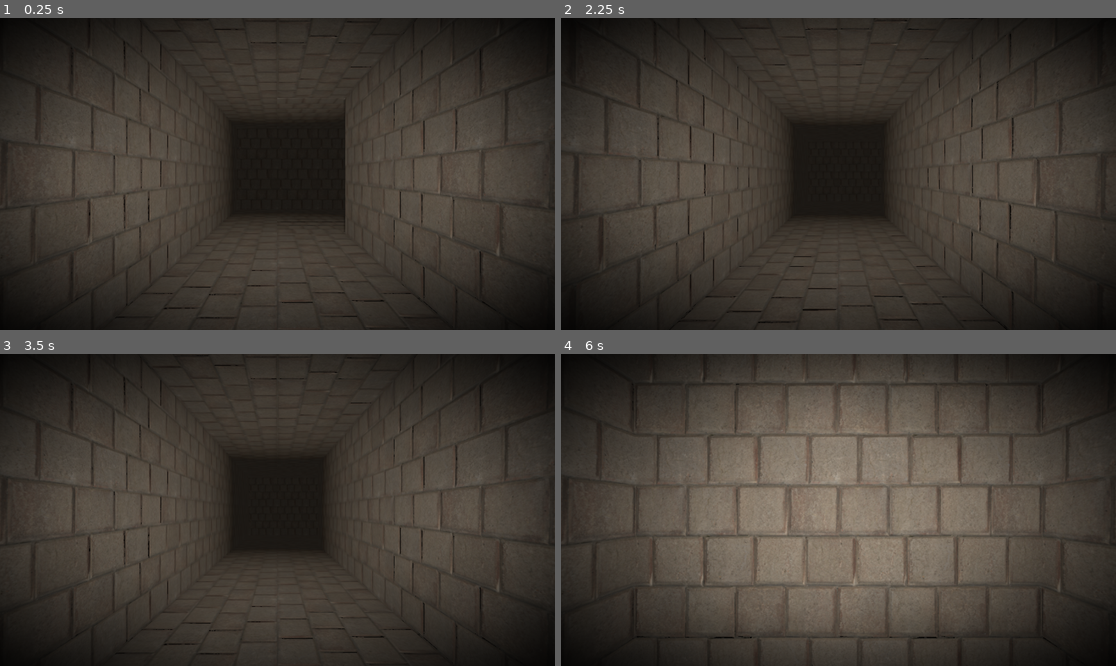
Above: before the commit, frames 1-4 (two rows, left to right).
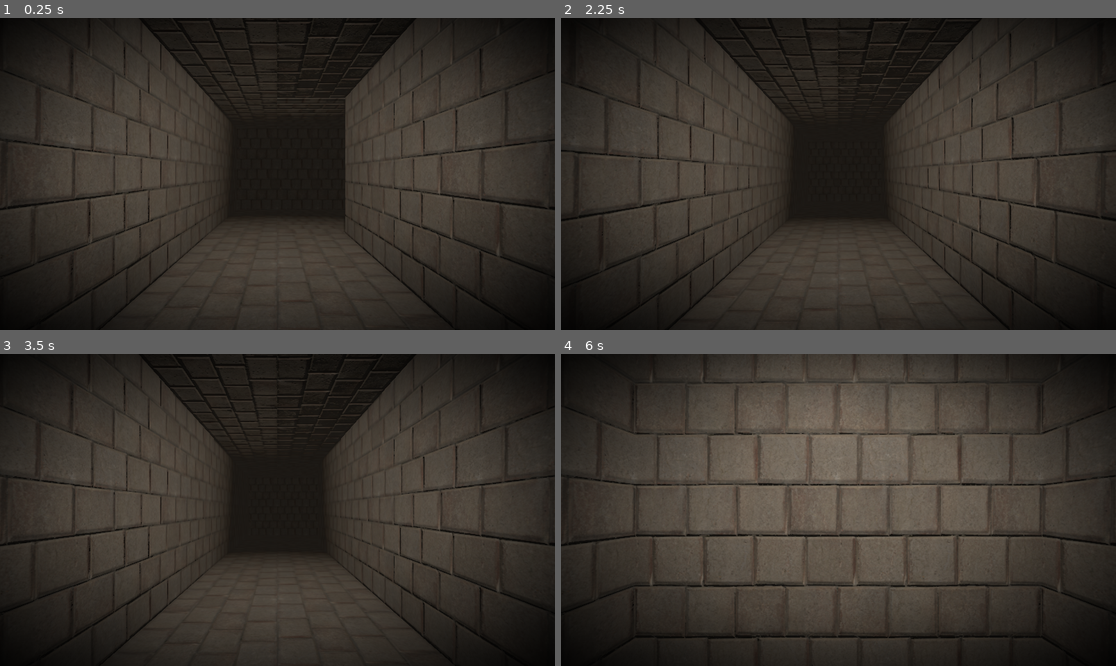
Above: after the commit, the same moments.

Repository: painttist/2023-04-04-Dungeon-Crawler-Jam
Game: Godot game, scene res://scenes/main.tscn
The game is run twice, just before and just after one commit, with the same random seed, the same clock (stepped at 60 frames per second) and the same inputs. This scene is started directly instead of the project's main scene.
Inputs (mouse positions are in pixels of both pictures, inside the frame that each line leads up to):
- Up to frame 1 (0.25 s): no input
- Up to frame 2 (2.25 s): tap Enter at 0.5 s; move the mouse to (960, 158) at 0.52 s; hold D (D) 0.53-1.25 s; click (960, 158) at 0.67 s; tap E (E) at 0.8 s; drag from (727, 189) to (810, 236) at 1.27 s; tap Space (Space) at 2 s; move the mouse to (894, 105) at 2.02 s; hold S (S) from 2.03 s (still down); click (894, 105) at 2.17 s
- Up to frame 3 (3.5 s): tap W (W) at 2.3 s; release S (S) at 2.75 s; drag from (249, 572) to (111, 463) at 2.77 s
- Up to frame 4 (6 s): tap Enter at 3.5 s; move the mouse to (1005, 556) at 3.52 s; hold A (A) 3.53-4.25 s; click (1005, 556) at 3.67 s; tap E (E) at 3.8 s; drag from (672, 463) to (755, 432) at 4.27 s; tap Space (Space) at 5 s; move the mouse to (866, 510) at 5.02 s; hold E (E) 5.03-5.75 s; click (866, 510) at 5.17 s; tap W (W) at 5.3 s; drag from (755, 432) to (727, 525) at 5.77 s

The runs differ from the first frame. In frame 1, 5.8% of the frame differs, in the area x 0-100%, y 0-97%; in frame 2, 6.4%; in frame 3, 6.0%; in frame 4, 23%, in the area x 0-100%, y 8-94%.

Commit message:
Enemy: wolf & adj. lighting

Diff:
--- a/scripts/enemy.gd
+++ b/Enemy/Enemy.gd
@@ -1,6 +1,6 @@
 extends StaticBody3D
 
-@onready var player : Player = get_parent().get_node("player")
+@onready var player : Player = get_parent().get_node("Player")
 
 @onready var ray_front = $RayFront
 @onready var ray_back = $RayBack
@@ -44,6 +44,8 @@
 	transform.basis = Basis(current_rot.slerp(look_at_rot, delta * ROTATION_SPEED))
 
 func _physics_process(delta):
+	if not player is Player:
+		return
 	if get_intersect_to_player().is_empty():
 		look_at_player_smooth(delta)
 
@@ -126,5 +128,6 @@
 #			move_forward()
 
 func _ready():
-	print(player.name)
-	player.acted.connect(move_towards_player)
+	if player is Player:
+		print(player.name)
+		player.acted.connect(move_towards_player)
--- /dev/null
+++ b/Enemy/Enemy.tscn
@@ -0,0 +1,42 @@
+[gd_scene load_steps=6 format=3 uid="uid://06tyl2y5ryen"]
+
+[ext_resource type="Script" path="res://Enemy/Enemy.gd" id="1_i5j56"]
+[ext_resource type="Texture2D" uid="uid://dcrm7uq2ijiow" path="res://Sprites/slime_girl.png" id="2_bb4wm"]
+
+[sub_resource type="StandardMaterial3D" id="StandardMaterial3D_kepnr"]
+transparency = 2
+alpha_scissor_threshold = 0.5
+alpha_antialiasing_mode = 0
+albedo_texture = ExtResource("2_bb4wm")
+metallic = 0.27
+
+[sub_resource type="PlaneMesh" id="PlaneMesh_07526"]
+material = SubResource("StandardMaterial3D_kepnr")
+size = Vector2(1, 1.5)
+orientation = 2
+
+[sub_resource type="BoxShape3D" id="BoxShape3D_cy8cd"]
+
+[node name="Enemy" type="StaticBody3D"]
+transform = Transform3D(1, 0, 0, 0, 1, 0, 0, 0, 1, 6, 0.877, -4)
+script = ExtResource("1_i5j56")
+
+[node name="MeshInstance3D" type="MeshInstance3D" parent="."]
+transform = Transform3D(1, 0, 0, 0, 1, 0, 0, 0, -1, 0, -0.114, 0)
+mesh = SubResource("PlaneMesh_07526")
+
+[node name="CollisionShape3D" type="CollisionShape3D" parent="."]
+transform = Transform3D(1, 0, 0, 0, 1, 0, 0, 0, 1, 0, 0.5, 0)
+shape = SubResource("BoxShape3D_cy8cd")
+
+[node name="RayFront" type="RayCast3D" parent="."]
+target_position = Vector3(0, 0, -2.5)
+
+[node name="RayBack" type="RayCast3D" parent="."]
+target_position = Vector3(0, 0, 2.5)
+
+[node name="RayRight" type="RayCast3D" parent="."]
+target_position = Vector3(2.5, 0, 0)
+
+[node name="RayLeft" type="RayCast3D" parent="."]
+target_position = Vector3(-2.5, 0, 0)
--- /dev/null
+++ b/Enemy/Slime.tscn
@@ -0,0 +1,42 @@
+[gd_scene load_steps=6 format=3 uid="uid://dq5nhwx7jmb4p"]
+
+[ext_resource type="Script" path="res://Enemy/Enemy.gd" id="1_qhukh"]
+[ext_resource type="Texture2D" uid="uid://dcrm7uq2ijiow" path="res://Sprites/slime_girl.png" id="2_6yuul"]
+
+[sub_resource type="StandardMaterial3D" id="StandardMaterial3D_kepnr"]
+transparency = 2
+alpha_scissor_threshold = 0.5
+alpha_antialiasing_mode = 0
+albedo_texture = ExtResource("2_6yuul")
+metallic = 0.27
+
+[sub_resource type="PlaneMesh" id="PlaneMesh_07526"]
+material = SubResource("StandardMaterial3D_kepnr")
+size = Vector2(1, 1.5)
+orientation = 2
+
+[sub_resource type="BoxShape3D" id="BoxShape3D_cy8cd"]
+
+[node name="Enemy" type="StaticBody3D"]
+transform = Transform3D(1, 0, 0, 0, 1, 0, 0, 0, 1, 6, 0.877, -4)
+script = ExtResource("1_qhukh")
+
+[node name="MeshInstance3D" type="MeshInstance3D" parent="."]
+transform = Transform3D(1, 0, 0, 0, 1, 0, 0, 0, -1, 0, -0.114, 0)
+mesh = SubResource("PlaneMesh_07526")
+
+[node name="CollisionShape3D" type="CollisionShape3D" parent="."]
+transform = Transform3D(1, 0, 0, 0, 1, 0, 0, 0, 1, 0, 0.5, 0)
+shape = SubResource("BoxShape3D_cy8cd")
+
+[node name="RayFront" type="RayCast3D" parent="."]
+target_position = Vector3(0, 0, -2.5)
+
+[node name="RayBack" type="RayCast3D" parent="."]
+target_position = Vector3(0, 0, 2.5)
+
+[node name="RayRight" type="RayCast3D" parent="."]
+target_position = Vector3(2.5, 0, 0)
+
+[node name="RayLeft" type="RayCast3D" parent="."]
+target_position = Vector3(-2.5, 0, 0)
--- /dev/null
+++ b/Enemy/Wolf.tscn
@@ -0,0 +1,42 @@
+[gd_scene load_steps=6 format=3 uid="uid://b2l1gfpihe2es"]
+
+[ext_resource type="Script" path="res://Enemy/Enemy.gd" id="1_uanfd"]
+[ext_resource type="Texture2D" uid="uid://das0dalu3f748" path="res://Sprites/wolf_girl.png" id="2_wmyx3"]
+
+[sub_resource type="StandardMaterial3D" id="StandardMaterial3D_kepnr"]
+transparency = 2
+alpha_scissor_threshold = 0.5
+alpha_antialiasing_mode = 0
+albedo_texture = ExtResource("2_wmyx3")
+metallic = 0.27
+
+[sub_resource type="PlaneMesh" id="PlaneMesh_07526"]
+material = SubResource("StandardMaterial3D_kepnr")
+size = Vector2(1, 1.5)
+orientation = 2
+
+[sub_resource type="BoxShape3D" id="BoxShape3D_cy8cd"]
+
+[node name="Enemy" type="StaticBody3D"]
+transform = Transform3D(1, 0, 0, 0, 1, 0, 0, 0, 1, 6, 0.877, -4)
+script = ExtResource("1_uanfd")
+
+[node name="MeshInstance3D" type="MeshInstance3D" parent="."]
+transform = Transform3D(1, 0, 0, 0, 1, 0, 0, 0, -1, 0, -0.114, 0)
+mesh = SubResource("PlaneMesh_07526")
+
+[node name="CollisionShape3D" type="CollisionShape3D" parent="."]
+transform = Transform3D(1, 0, 0, 0, 1, 0, 0, 0, 1, 0, 0.5, 0)
+shape = SubResource("BoxShape3D_cy8cd")
+
+[node name="RayFront" type="RayCast3D" parent="."]
+target_position = Vector3(0, 0, -2.5)
+
+[node name="RayBack" type="RayCast3D" parent="."]
+target_position = Vector3(0, 0, 2.5)
+
+[node name="RayRight" type="RayCast3D" parent="."]
+target_position = Vector3(2.5, 0, 0)
+
+[node name="RayLeft" type="RayCast3D" parent="."]
+target_position = Vector3(-2.5, 0, 0)
--- a/scenes/main.tscn
+++ b/scenes/main.tscn
@@ -1,11 +1,11 @@
-[gd_scene load_steps=13 format=3 uid="uid://cdsewocli8rpy"]
+[gd_scene load_steps=10 format=3 uid="uid://70x4ffmlw6x2"]
 
 [ext_resource type="PackedScene" uid="uid://bn16mxog0h06t" path="res://scenes/level.tscn" id="1_wxf7x"]
-[ext_resource type="PackedScene" uid="uid://ewui18jjcr1r" path="res://scenes/player.tscn" id="2_h8jw0"]
+[ext_resource type="PackedScene" uid="uid://ewui18jjcr1r" path="res://scenes/Player.tscn" id="2_h8jw0"]
 [ext_resource type="Shader" path="res://shader/vignette.gdshader" id="3_xho3t"]
 [ext_resource type="Script" path="res://scripts/chest.gd" id="4_32v0m"]
-[ext_resource type="Script" path="res://scripts/enemy.gd" id="5_j6c4c"]
-[ext_resource type="Texture2D" uid="uid://dcrm7uq2ijiow" path="res://Sprites/slime_girl.png" id="6_7asmn"]
+[ext_resource type="PackedScene" uid="uid://06tyl2y5ryen" path="res://Enemy/Enemy.tscn" id="5_rbtab"]
+[ext_resource type="PackedScene" uid="uid://b2l1gfpihe2es" path="res://Enemy/Wolf.tscn" id="6_scurk"]
 
 [sub_resource type="ShaderMaterial" id="ShaderMaterial_0gqbr"]
 shader = ExtResource("3_xho3t")
@@ -19,20 +19,6 @@
 [sub_resource type="ConvexPolygonShape3D" id="ConvexPolygonShape3D_hd7j2"]
 points = PackedVector3Array(-0.5, -0.5, -0.5, 0.5, 0.5, 0.5, 0.5, -0.5, 0.5, 0.5, 0.5, -0.5, -0.5, 0.5, 0.5, 0.5, -0.5, -0.5, -0.5, -0.5, 0.5, -0.5, 0.5, -0.5)
 
-[sub_resource type="StandardMaterial3D" id="StandardMaterial3D_kepnr"]
-transparency = 2
-alpha_scissor_threshold = 0.5
-alpha_antialiasing_mode = 0
-albedo_texture = ExtResource("6_7asmn")
-metallic = 0.27
-
-[sub_resource type="PlaneMesh" id="PlaneMesh_07526"]
-material = SubResource("StandardMaterial3D_kepnr")
-size = Vector2(1, 1.5)
-orientation = 2
-
-[sub_resource type="BoxShape3D" id="BoxShape3D_cy8cd"]
-
 [node name="Node3D" type="Node3D"]
 
 [node name="parent" type="Node3D" parent="."]
@@ -43,7 +29,7 @@
 }
 metadata/_editor_floor_ = Vector3(0, 0, 0)
 
-[node name="player" parent="." instance=ExtResource("2_h8jw0")]
+[node name="Player" parent="." instance=ExtResource("2_h8jw0")]
 transform = Transform3D(1, 0, 0, 0, 1, 0, 0, 0, 1, 0, 0.877, 0)
 
 [node name="CanvasLayer" type="CanvasLayer" parent="."]
@@ -68,26 +54,7 @@
 transform = Transform3D(1, 0, 0, 0, 1, 0, 0, 0, 1, 0, 0.5, 0)
 shape = SubResource("ConvexPolygonShape3D_hd7j2")
 
-[node name="enemy" type="StaticBody3D" parent="."]
-transform = Transform3D(1, 0, 0, 0, 1, 0, 0, 0, 1, 6, 0.877, -4)
-script = ExtResource("5_j6c4c")
+[node name="Enemy" parent="." instance=ExtResource("5_rbtab")]
 
-[node name="MeshInstance3D" type="MeshInstance3D" parent="enemy"]
-transform = Transform3D(1, 0, 0, 0, 1, 0, 0, 0, -1, 0, -0.114, 0)
-mesh = SubResource("PlaneMesh_07526")
-
-[node name="CollisionShape3D" type="CollisionShape3D" parent="enemy"]
-transform = Transform3D(1, 0, 0, 0, 1, 0, 0, 0, 1, 0, 0.5, 0)
-shape = SubResource("BoxShape3D_cy8cd")
-
-[node name="RayFront" type="RayCast3D" parent="enemy"]
-target_position = Vector3(0, 0, -2.5)
-
-[node name="RayBack" type="RayCast3D" parent="enemy"]
-target_position = Vector3(0, 0, 2.5)
-
-[node name="RayRight" type="RayCast3D" parent="enemy"]
-target_position = Vector3(2.5, 0, 0)
-
-[node name="RayLeft" type="RayCast3D" parent="enemy"]
-target_position = Vector3(-2.5, 0, 0)
+[node name="Enemy2" parent="." instance=ExtResource("6_scurk")]
+transform = Transform3D(1, 0, 0, 0, 1, 0, 0, 0, 1, 6, 0.877, 2)
--- a/scenes/player.tscn
+++ b/scenes/player.tscn
@@ -118,7 +118,7 @@
 "take_damage": SubResource("Animation_06l7j")
 }
 
-[node name="player" type="Node3D"]
+[node name="Player" type="Node3D"]
 script = ExtResource("1_uycx0")
 
 [node name="Camera3D" type="Camera3D" parent="."]
@@ -137,6 +137,7 @@
 target_position = Vector3(-2.5, 0, 0)
 
 [node name="OmniLight3D" type="OmniLight3D" parent="."]
+transform = Transform3D(1, 0, 0, 0, 1, 0, 0, 0, 1, 0, 1.05049, 0)
 shadow_enabled = true
 
 [node name="AnimationPlayer" type="AnimationPlayer" parent="."]
--- a/scripts/chest.gd
+++ b/scripts/chest.gd
@@ -1,6 +1,6 @@
 extends StaticBody3D
 
-@onready var player = get_parent().get_node("player")
+@onready var player = get_parent().get_node("Player")
 
 func _physics_process(delta):
 	look_at(player.position)
Binary file added: Sprites/wolf_girl.png
Not shown, added: Sprites/wolf_girl.png.import
